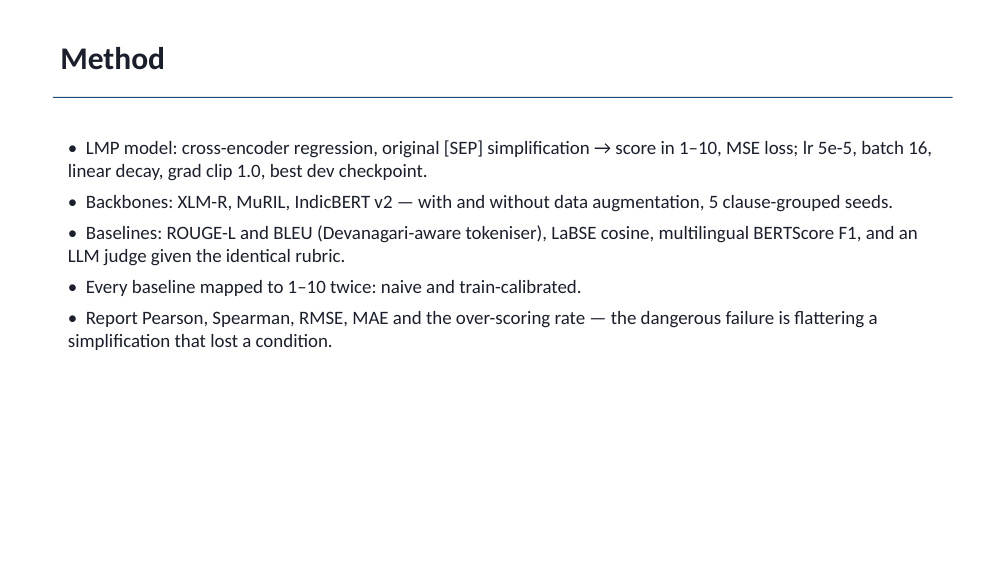
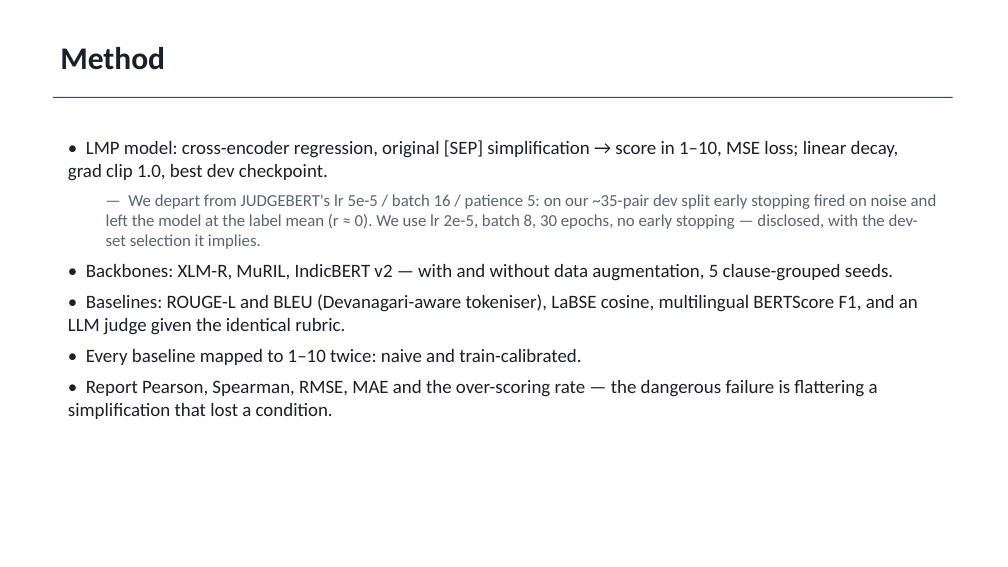
Before and after one commit to atharv-0509/legal-meaning-preservation-hi-en, a slide deck: slide 9 of paper/out/LMP_slides.pptx. Drawn at 1008x567 pixels with LibreOffice and Linux fonts; fonts in the diff are those of the drawing. Boxes give left, top, right and bottom in pixels: in the first picture for what was removed or moved away, otherwise in the second. Text is boxed around its words. In the diff, an @@ line names an element or a change of style, - is before the commit and + after.

```diff
--- a/paper/out/LMP_slides.pptx
+++ b/paper/out/LMP_slides.pptx
@@ text at (68,140,937,249): text changed; size 18 to 16 pt; text colour #1A1F2B to #5B6373 @@
-• LMP model: cross-encoder regression, original [SEP] simplification → score in 1–10, MSE loss; lr 5e-5, batch 16, linear decay, grad clip 1.0, best dev checkpoint.
+• LMP model: cross-encoder regression, original [SEP] simplification → score in 1–10, MSE loss; linear decay, grad clip 1.0, best dev checkpoint.
+  — We depart from JUDGEBERT's lr 5e-5 / batch 16 / patience 5: on our ~35-pair dev split early stopping fired on noise and left the model at the label mean (r ≈ 0). We use lr 2e-5, batch 8, 30 epochs, no early stopping — disclosed, with the dev-set selection it implies.
```
Also in this commit, not shown: 5 other files.
